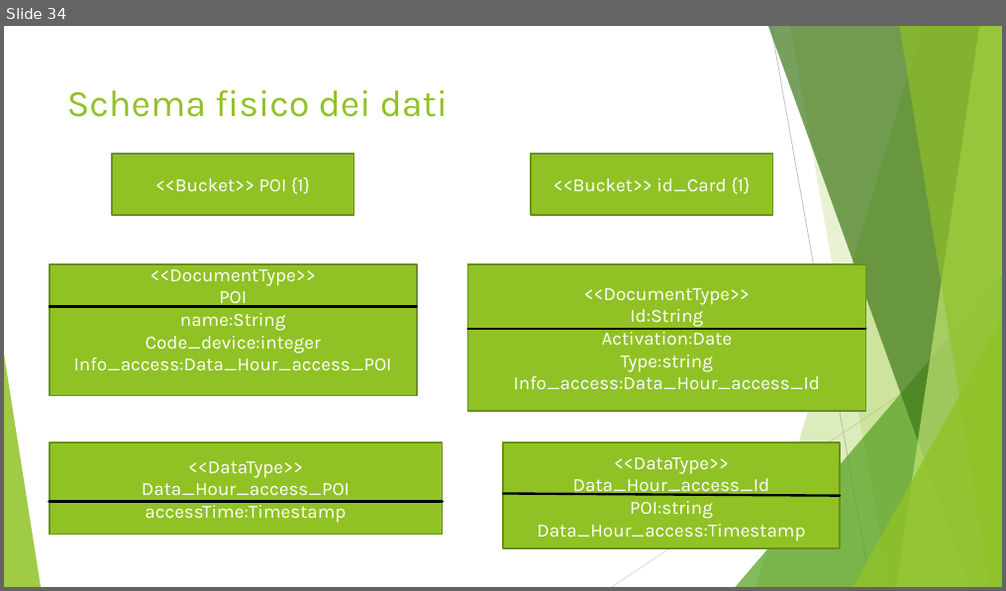
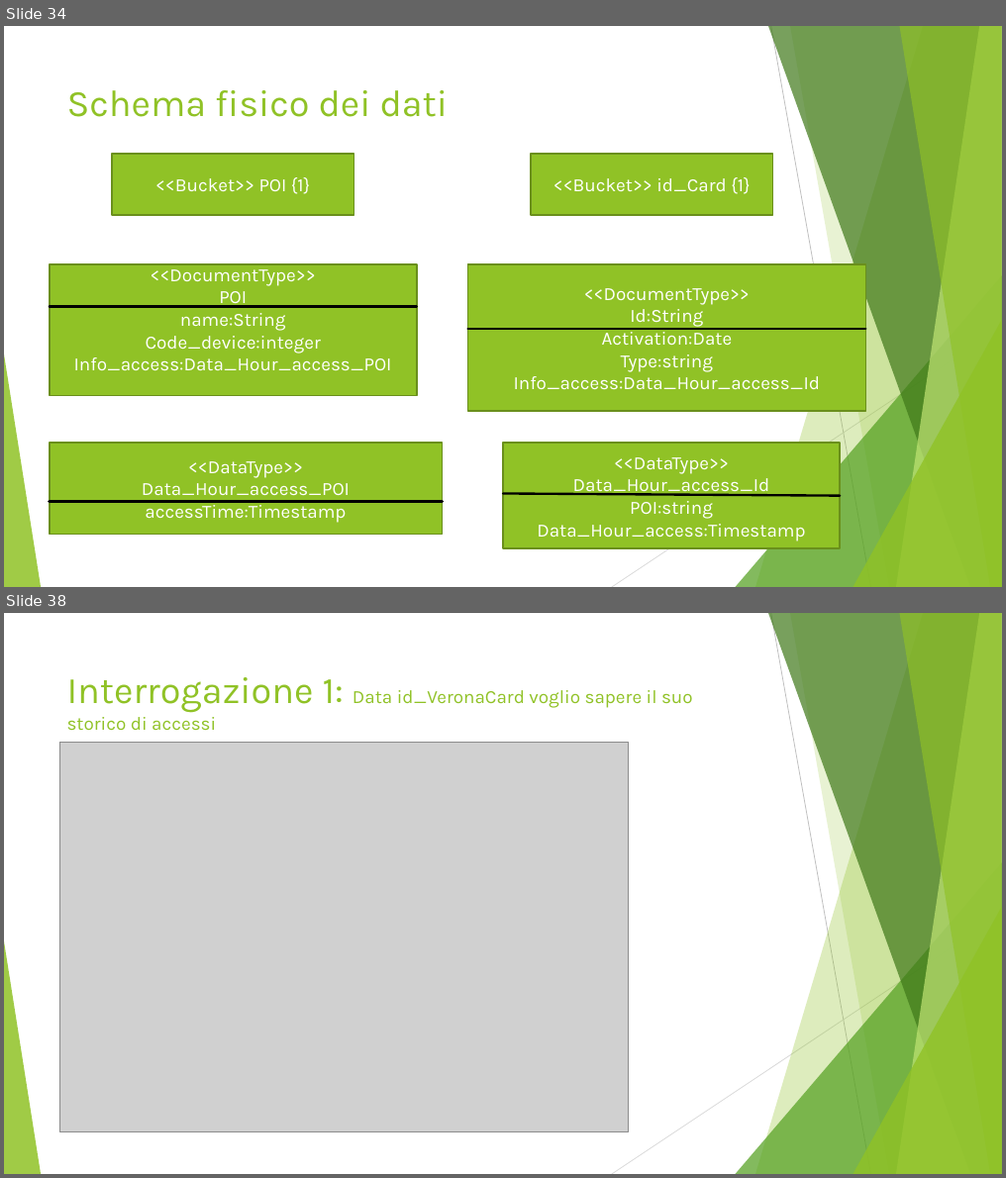
Before and after one commit to Buzzolan/VeronaCardMongoDB, a slide deck: Presentazione_progetto.pptx. Shown one above the other, each under a label of ours: slide 34 before the commit, slides 34 and 38 after it; the slides between them are not shown. The pictures are 1006x591 and 1006x1178 pixels, drawn with LibreOffice and Linux fonts; fonts in the diff are those of the drawing; grey boxes stand for pictures. Boxes give left, top, right and bottom in pixels: in the first picture for what was removed or moved away, otherwise in the second. Text is boxed around its words. In the diff, an @@ line names an element or a change of style, - is before the commit and + after.

```diff
--- a/Presentazione_progetto.pptx
+++ b/Presentazione_progetto.pptx
@@ slide 38 added at box(4, 613, 1002, 1174), background #FFFFFF; not listed: 10 template elements that a slide beside it also shows @@
@@ title added at box(67, 677, 693, 731), 18 pt, text #90C226 @@
+Interrogazione 1: Data id_VeronaCard voglio sapere il suo storico di accessi
@@ picture added at box(59, 742, 629, 1133) @@
```
Also in this commit, not shown: 1 slide changed, 8 other slides added, 10 other files.
